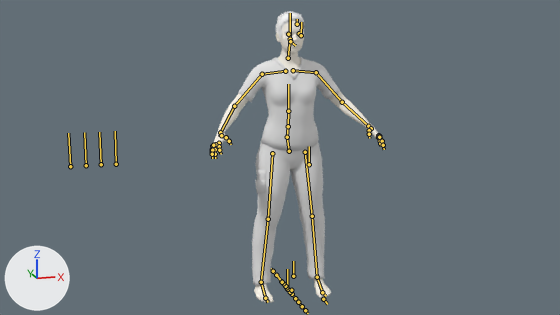
Renders of the Blender file blend/woman/w0_Dialogs.blend from each side of a commit.
The view is the same before and after, from the file's camera 'Camera'. The lights are fixed; the arrows at lower left show +X, +Y and +Z. The bones that bend it are drawn over the model as lines.

Objects in the first picture: 'W0:Adult_female_genitalia', 'W0:Harvey_fscrubbottoms2', 'W0:Harvey_fscrubtop2'.
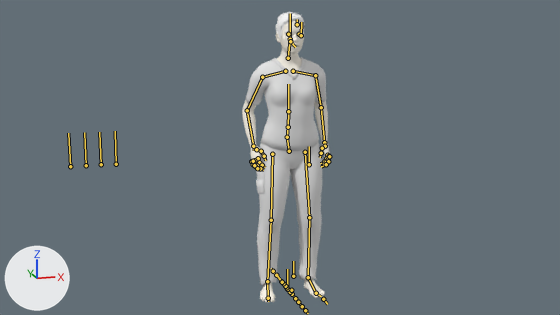
The newer file adds an action. The first version stands in its rest pose; the second is drawn at frame 75 of the action 'Patient_Greeting_gootenmorgen3'.

What the commit changed:
Bone 'pelvis' (bone_pelvis) moves from (0.0, 0.0, 0.0) to (0.0, -0.002, -0.001).
Bone 'clavicle_l' (bone_clavicle_l) turns from (0, 0, 0) to (1, 1, -6) degrees about its own x, y and z.
Bone 'index_01_l' (bone_index_01_l) turns from (0, 0, 0) to (19, -2, -10) degrees about its own x, y and z.
Bone 'index_02_l' (bone_index_02_l) turns from (0, 0, 0) to (16, 0, 0) degrees about its own x, y and z.
Bone 'middle_01_l' (bone_middle_01_l) turns from (0, 0, 0) to (16, 0, 0) degrees about its own x, y and z.
Bone 'middle_02_l' (bone_middle_02_l) turns from (0, 0, 0) to (16, 0, 0) degrees about its own x, y and z.
Bone 'pinky_01_l' (bone_pinky_01_l) turns from (0, 0, 0) to (17, 2, 8) degrees about its own x, y and z.
Bone 'pinky_03_l' (bone_pinky_03_l) turns from (0, 0, 0) to (16, 0, 0) degrees about its own x, y and z.
Bone 'ring_01_l' (bone_ring_01_l) turns from (0, 0, 0) to (16, 1, 4) degrees about its own x, y and z.
Bone 'ring_02_l' (bone_ring_02_l) turns from (0, 0, 0) to (16, 0, 0) degrees about its own x, y and z.
Bone 'thumb_01_l' (bone_thumb_01_l) turns from (0, 0, 0) to (8, 0, -7) degrees about its own x, y and z.
Bone 'thumb_02_l' (bone_thumb_02_l) turns from (0, 0, 0) to (15, -3, -6) degrees about its own x, y and z.
Bone 'hp.L' (bone_hp_l) moves from (0.0, 0.0, 0.0) to (-0.083, -0.155, -0.294).
Bone 'hp.L' (bone_hp_l) turns from (0, 0, 0) to (-23, -7, 3) degrees about its own x, y and z.
Bone 'clavicle_r' (bone_clavicle_r) turns from (0, 0, 0) to (1, -1, 6) degrees about its own x, y and z.
Bone 'index_01_r' (bone_index_01_r) turns from (0, 0, 0) to (19, 2, 10) degrees about its own x, y and z.
Bone 'index_02_r' (bone_index_02_r) turns from (0, 0, 0) to (16, 0, 0) degrees about its own x, y and z.
Bone 'middle_01_r' (bone_middle_01_r) turns from (0, 0, 0) to (16, 0, 0) degrees about its own x, y and z.
Bone 'middle_02_r' (bone_middle_02_r) turns from (0, 0, 0) to (16, 0, 0) degrees about its own x, y and z.
Bone 'pinky_01_r' (bone_pinky_01_r) turns from (0, 0, 0) to (17, -2, -8) degrees about its own x, y and z.
Bone 'pinky_03_r' (bone_pinky_03_r) turns from (0, 0, 0) to (16, 0, 0) degrees about its own x, y and z.
Bone 'ring_01_r' (bone_ring_01_r) turns from (0, 0, 0) to (16, -1, -4) degrees about its own x, y and z.
Bone 'ring_02_r' (bone_ring_02_r) turns from (0, 0, 0) to (16, 0, 0) degrees about its own x, y and z.
Bone 'thumb_01_r' (bone_thumb_01_r) turns from (0, 0, 0) to (8, 0, 7) degrees about its own x, y and z.
Bone 'thumb_02_r' (bone_thumb_02_r) turns from (0, 0, 0) to (15, 3, 6) degrees about its own x, y and z.
Bone 'hp.R' (bone_hp_r) moves from (0.0, 0.0, 0.0) to (0.083, -0.155, -0.294).
Bone 'hp.R' (bone_hp_r) turns from (0, 0, 0) to (-23, 7, -3) degrees about its own x, y and z.
Bone 'foot_r' (bone_foot_r) turns from (0, 0, 0) to (1, 7, 0) degrees about its own x, y and z.
Bone 'foot_control.L' (bone_foot_control_l) moves from (0.0, 0.0, 0.0) to (-0.044, 0.0, 0.0).
Bone 'foot_control.L' (bone_foot_control_l) turns from (0, 0, 0) to (0, 8, 0) degrees about its own x, y and z.
Bone 'foot_control.R' (bone_foot_control_r) moves from (0.0, 0.0, 0.0) to (0.012, 0.0, 0.0).
Bone 'foot_control.R' (bone_foot_control_r) turns from (0, 0, 0) to (0, -13, 0) degrees about its own x, y and z.

What differs and where, as boxes (x1, y1, x2, y2) in the pictures (560 x 315 px):
'W0:Harvey_fscrubbottoms2', posed (9% narrower): before (252, 143, 325, 285); after (256, 142, 322, 285)
'W0:Harvey_fscrubtop2', posed (20% narrower): before (238, 57, 340, 151); after (245, 57, 326, 151)
'W0:Adult_female_genitalia', posed (49% narrower): before (211, 20, 385, 303); after (242, 21, 330, 303)
bone 'clavicle_l', root to tip: before (293, 70) to (316, 72); after (293, 71) to (315, 75)
bone 'index_01_l', root to tip: before (378, 135) to (380, 138); after (327, 155) to (326, 158)
bone 'index_02_l', root to tip: before (380, 138) to (380, 141); after (326, 158) to (324, 161)
bone 'middle_01_l', root to tip: before (379, 136) to (382, 141); after (329, 156) to (327, 161)
bone 'middle_02_l', root to tip: before (382, 141) to (383, 145); after (327, 161) to (324, 164)
bone 'pinky_01_l', root to tip: before (378, 137) to (380, 141); after (329, 157) to (327, 160)
bone 'pinky_03_l', root to tip: before (380, 143) to (381, 146); after (326, 162) to (323, 163)
bone 'ring_01_l', root to tip: before (379, 137) to (382, 141); after (329, 156) to (328, 161)
bone 'ring_02_l', root to tip: before (382, 141) to (383, 145); after (328, 161) to (326, 164)
bone 'thumb_01_l', root to tip: before (371, 128) to (369, 130); after (325, 146) to (322, 148)
bone 'thumb_02_l', root to tip: before (369, 130) to (369, 134); after (322, 148) to (321, 153)
bone 'clavicle_r', root to tip: before (285, 71) to (262, 74); after (285, 71) to (262, 77)
bone 'index_01_r', root to tip: before (219, 143) to (219, 146); after (258, 158) to (259, 162)
bone 'index_02_r', root to tip: before (219, 146) to (219, 150); after (259, 162) to (262, 165)
bone 'middle_01_r', root to tip: before (215, 144) to (215, 149); after (254, 160) to (257, 165)
bone 'middle_02_r', root to tip: before (215, 149) to (215, 154); after (257, 165) to (260, 168)
bone 'pinky_01_r', root to tip: before (212, 146) to (212, 149); after (251, 161) to (253, 164)
bone 'pinky_03_r', root to tip: before (212, 152) to (211, 155); after (255, 166) to (257, 167)
bone 'ring_01_r', root to tip: before (213, 145) to (212, 150); after (253, 161) to (254, 165)
bone 'ring_02_r', root to tip: before (212, 150) to (212, 154); after (254, 165) to (257, 168)
bone 'thumb_01_r', root to tip: before (221, 135) to (226, 137); after (256, 149) to (261, 151)
bone 'thumb_02_r', root to tip: before (226, 137) to (229, 141); after (261, 151) to (264, 156)
bone 'foot_r', root to tip: before (261, 282) to (265, 298); after (267, 281) to (268, 298)
